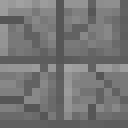
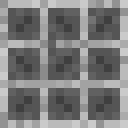
Layers edited between the first and the second 128×128 image:
added layer "Ebene" above "Hintergrund" over [left=0, top=0, right=128, bottom=128]
renamed "storageBlockCobble.png" to "Hintergrund", hid it, painted on it over [left=0, top=0, right=128, bottom=128]
